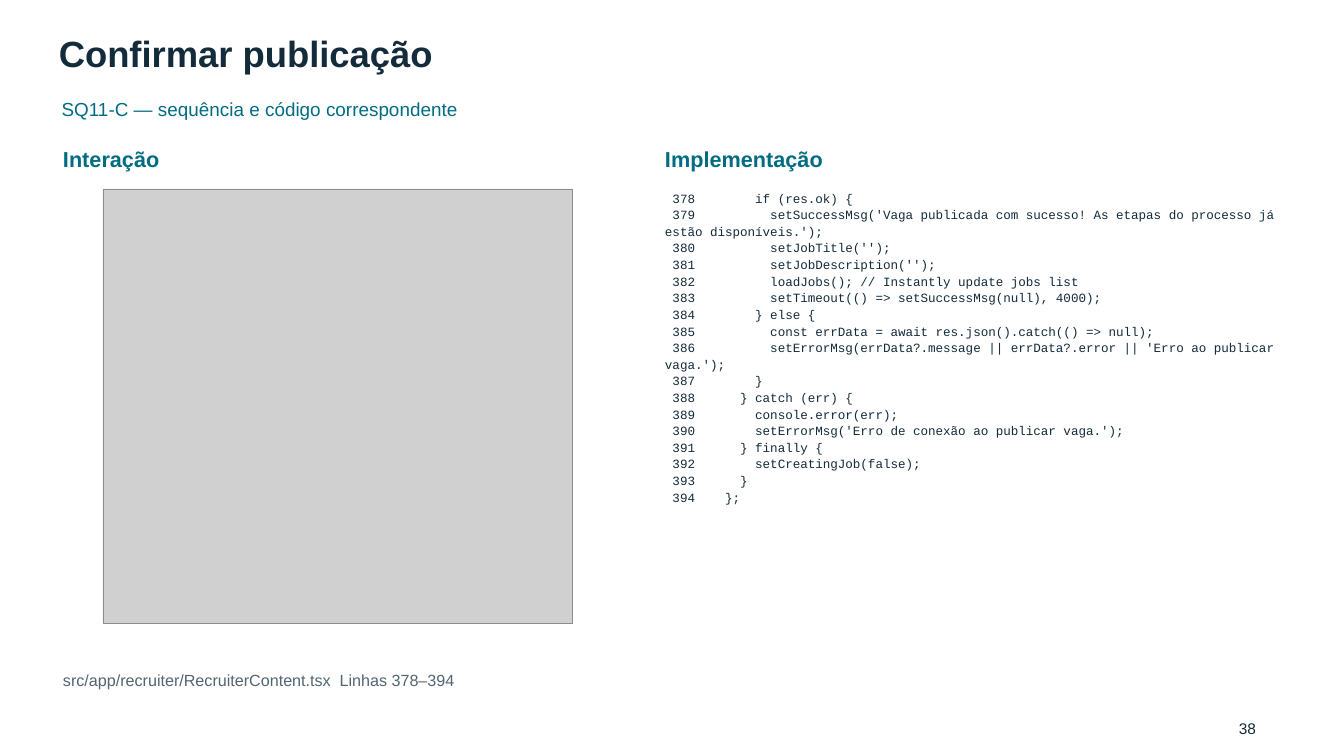
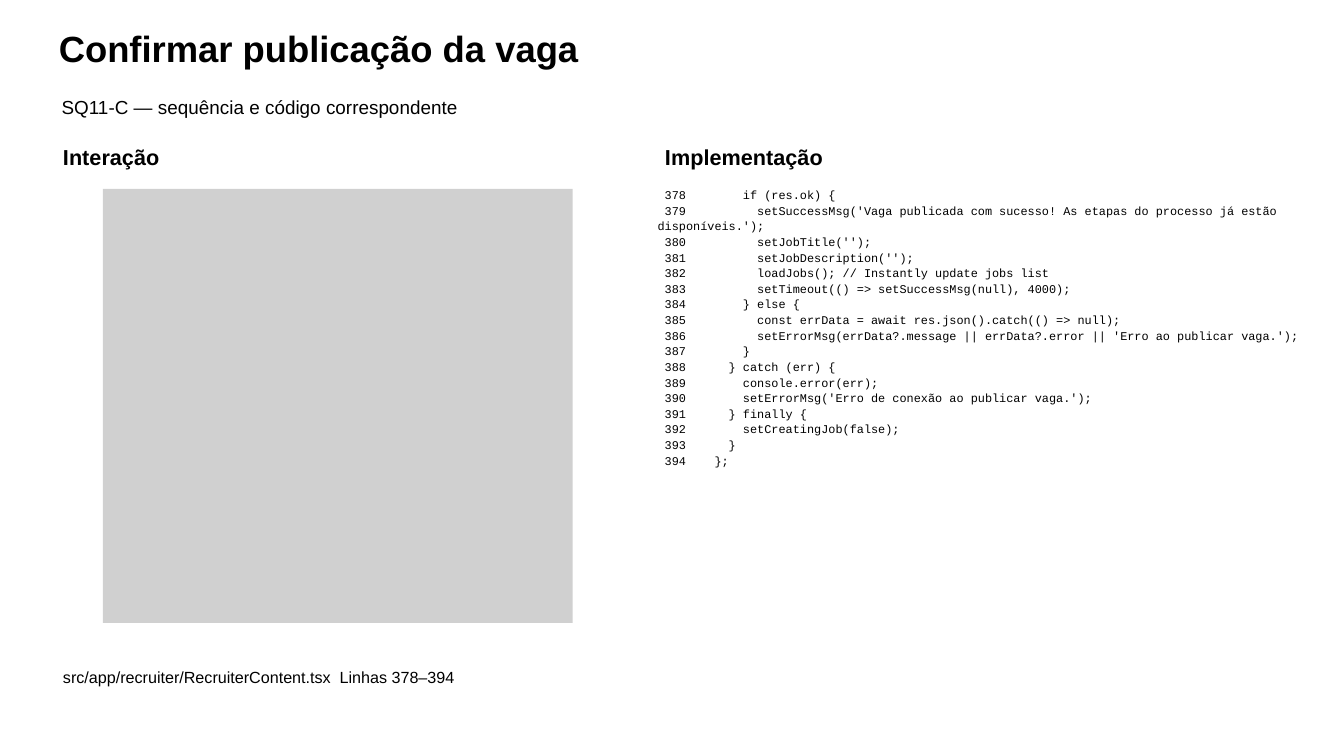
Before and after one commit to pedrotescaro/Stacklyst, a slide deck: slide 22 of docs/laboratorio-engenharia-software/revisao-final-2026-11-03/entregaveis/Stacklyst-seminario-atualizado-2026-11-03.pptx (slide 38 before the commit). Drawn at 1344x756 pixels with LibreOffice and Linux fonts; fonts in the diff are those of the drawing; grey boxes stand for pictures. Boxes give left, top, right and bottom in pixels: in the first picture for what was removed or moved away, otherwise in the second. Text is boxed around its words. In the diff, an @@ line names an element or a change of style, - is before the commit and + after.

```diff
--- a/docs/laboratorio-engenharia-software/revisao-final-2026-11-03/entregaveis/Stacklyst-seminario-atualizado-2026-11-03.pptx
+++ b/docs/laboratorio-engenharia-software/revisao-final-2026-11-03/entregaveis/Stacklyst-seminario-atualizado-2026-11-03.pptx
@@ text at (59,35,578,69): text changed; text colour #142B3B to #000000 @@
-Confirmar publicação
+Confirmar publicação da vaga
@@ text "SQ11-C — sequência e código ..." at (62,100,457,118): text colour #006C83 to #000000; line spacing 1.1 to 26.7pt @@
@@ text "Interação" at (63,149,159,169): text colour #006C83 to #000000; line spacing 1.1 to 30.7pt @@
@@ text "Implementação" at (665,149,823,169): text colour #006C83 to #000000; line spacing 1.1 to 30.7pt @@
@@ picture at (103,189,573,623): outline redrawn @@
@@ text "378 if (res.ok) {": place and size @@
-text "378 if (res.ok) {" at (665,194,1274,502)
+text "378 if (res.ok) {" at (658,191,1298,449)
@@ text "378 if (res.ok) {" at (658,191,1298,449): size 13.5 to 12.7 pt, text colour #142B3B to #000000; line spacing 1.1 to 16.7pt @@
@@ text "src/app/recruiter/RecruiterContent.tsx Linhas 378–394" at (63,671,455,687): text colour #526571 to #000000; line spacing 1.1 to 22.8pt @@
@@ text removed at (1239,723,1256,734) @@
-38
```
Also in this commit, not shown: 63 other slides changed, 8 slides added, 12 slides removed, 24 other files.
